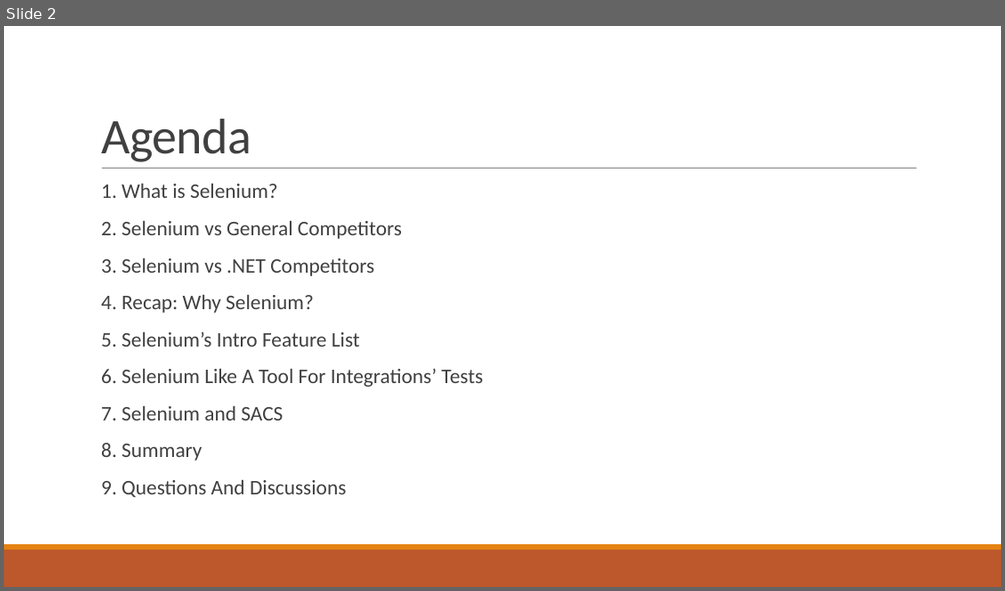
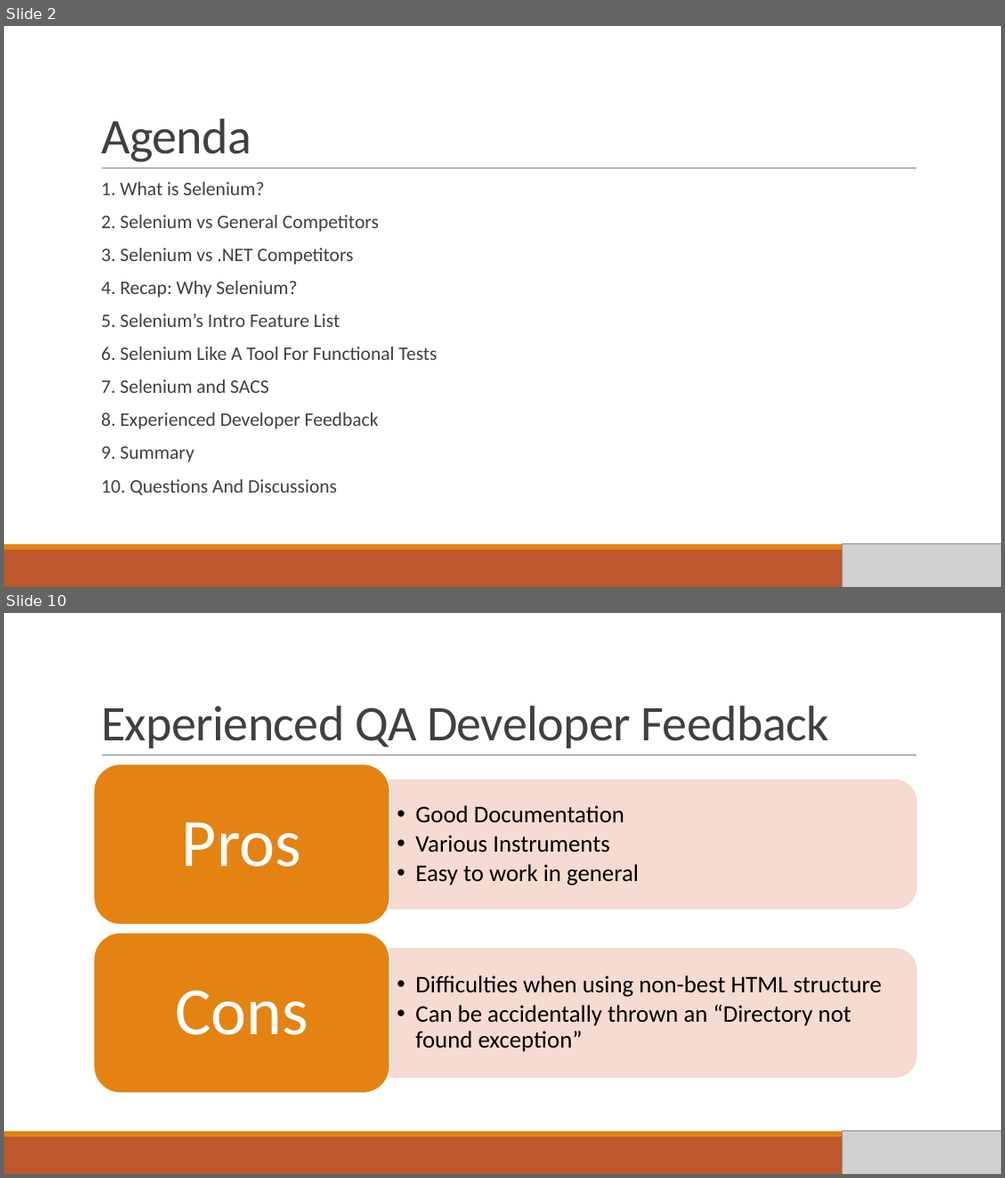
Before and after one commit to SlavaFesenko/SeleniumTest, a slide deck: SeleniumOverview.pptx. Shown one above the other, each under a label of ours: slide 2 before the commit, slides 2 and 10 after it; the slides between them are not shown. The pictures are 1005x591 and 1005x1178 pixels, drawn with LibreOffice and Linux fonts; fonts in the diff are those of the drawing; grey boxes stand for pictures. Boxes give left, top, right and bottom in pixels: in the first picture for what was removed or moved away, otherwise in the second. Text is boxed around its words. In the diff, an @@ line names an element or a change of style, - is before the commit and + after.

```diff
--- a/SeleniumOverview.pptx
+++ b/SeleniumOverview.pptx
@@ slide 10 added at [4, 613, 1001, 1174], background #FFFFFF; not listed: 3 template elements that a slide beside it also shows @@
@@ title added at [101, 706, 829, 748], 48 pt, text #404040 @@
+Experienced QA Developer Feedback
@@ group added at [94, 764, 916, 1093]: 4 texts, 2 round same rects, 2 rounded rectangles @@
+  •• Good Documentation
+  •• Various Instruments
+  •• Easy to work in general
+Pros
+  •• Difficulties when using non-best HTML structure
+  •• Can be accidentally thrown an “Directory not found exception”
+Cons
@@ picture added at [842, 1130, 1001, 1174] @@
@@ slide 2 changed as well @@
@@ text at [101, 182, 379, 393]: size 20 to 18.5 pt in "1. What is Selenium?", "2. Selenium vs General Competitors", "3. Selenium vs .NET Competitors", "4. Recap: Why Selenium?" and 2 more places; line spacing 0.9 to 0.8 @@
@@ text at [101, 346, 437, 360]: text changed; size 20 to 18.5 pt @@
-  6. Selenium Like A Tool For Integrations’ Tests
+  6. Selenium Like A Tool For Functional Tests
@@ text at [101, 412, 379, 495]: text changed; size 20 to 18.5 pt @@
-  8. Summary
-  9. Questions And Discussions
+  8. Experienced Developer Feedback
+  9. Summary
+  10. Questions And Discussions
@@ picture added at [842, 543, 1001, 587] @@
```
Also in this commit, not shown: 1 other slide changed, 9 other slides added, 1 other file.
